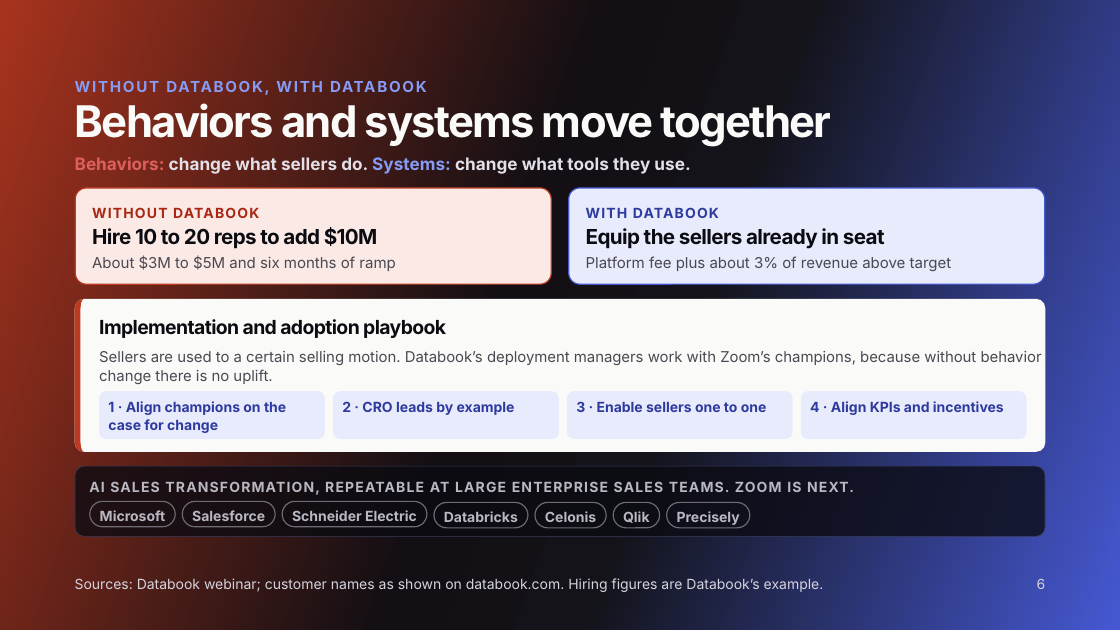
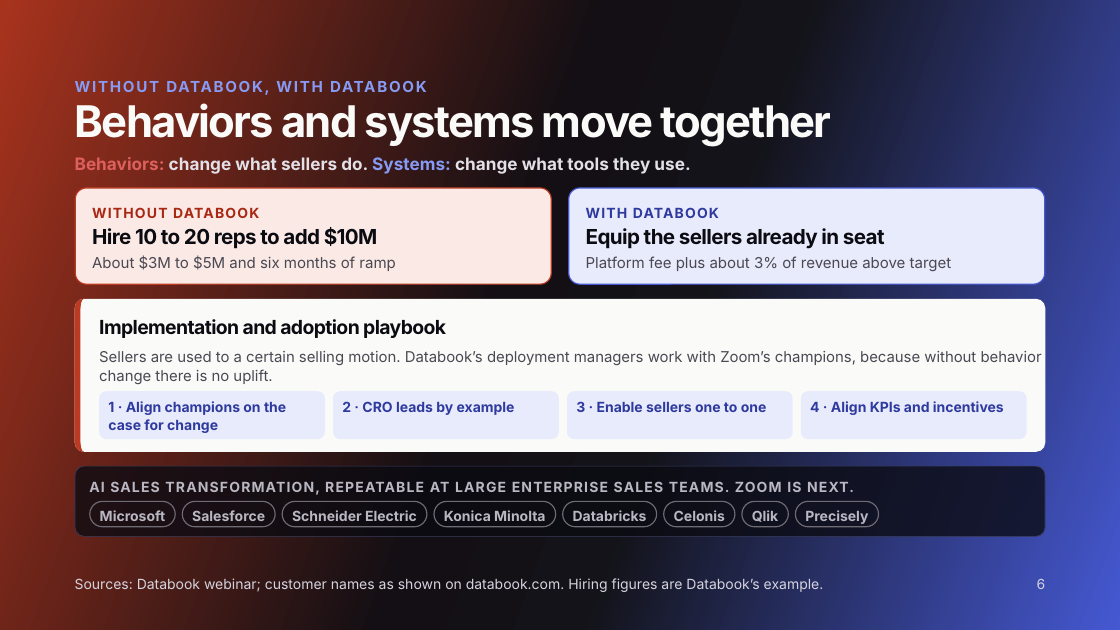
Before and after one commit to gayatrikulkaa-commits/zoom-cro-gtm-platform, a slide deck: slide 7 of Zoom CRO Pitch (6 slides) v2.pptx (slide 6 before the commit). Drawn at 1120x630 pixels with LibreOffice and Linux fonts; fonts in the diff are those of the drawing. Boxes give left, top, right and bottom in pixels: in the first picture for what was removed or moved away, otherwise in the second. Text is boxed around its words. In the diff, an @@ line names an element or a change of style, - is before the commit and + after.

```diff
--- a/Zoom CRO Pitch (6 slides) v2.pptx
+++ b/Zoom CRO Pitch (6 slides) v2.pptx
@@ freeform shape added at bbox=[434, 502, 556, 527], outline #6E6B75 1 pt, 12 pt, text #B9B7C2, bold @@
+Konica Minolta
@@ 4 freeform shapes: place and size @@
-4 freeform shapes at bbox=[434, 502, 750, 528]
+4 freeform shapes at bbox=[563, 502, 879, 527]
```
Also in this commit, not shown: 3 other slides changed, 1 slide added, 12 other files.
